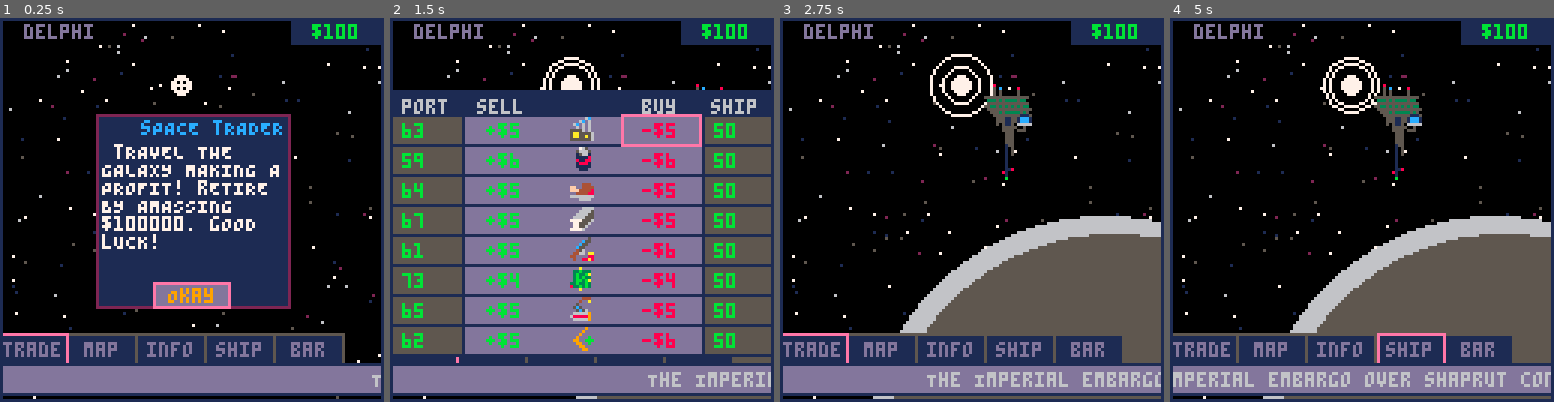
Above: before the commit, frames 1-4 (left to right).
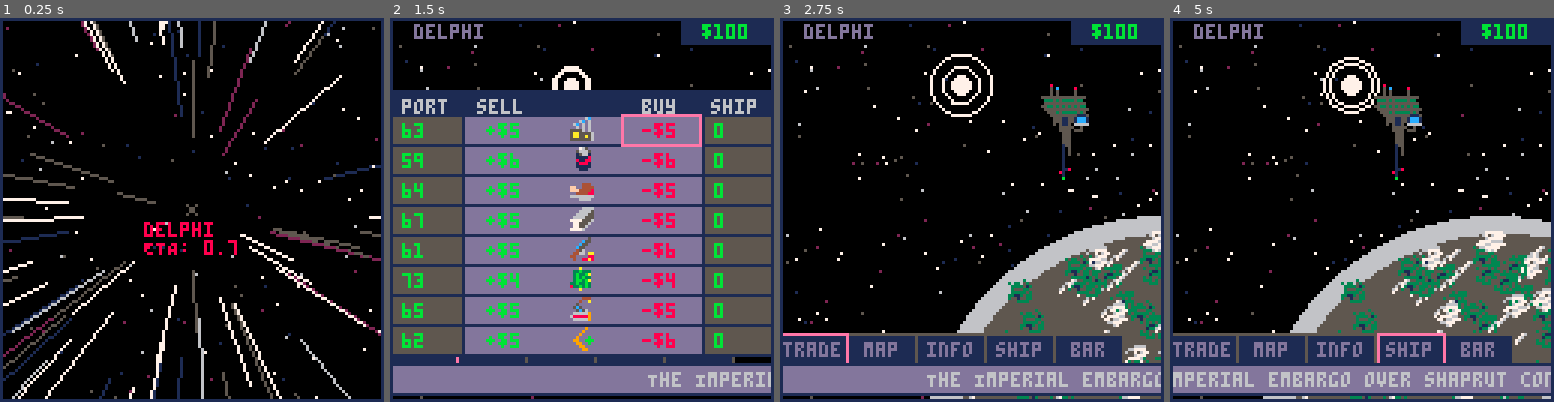
Above: after the commit, the same moments.

Repository: Sewerbird/Picotrader
Game: PICO-8 cartridge picotrade.p8
The game is run twice, just before and just after one commit, with the same random seed, the same clock (stepped at 60 frames per second) and the same inputs.
Inputs:
- Up to frame 1 (0.25 s): no input
- Up to frame 2 (1.5 s): tap O (Z key) at 0.33, 0.7, 1.43 s; tap X (X key) at 1.07 s
- Up to frame 3 (2.75 s): hold Left 1.97-2.37 s; tap X (X key) at 2.07, 2.4, 2.73 s; tap O (Z key) at 2.22 s; hold Down from 2.42 s (still down)
- Up to frame 4 (5 s): release Down at 2.82 s; hold Right 2.87-3.53 s; tap X (X key) every 0.33 s from 3.07 to 4.73 s; tap O (Z key) at 3.1, 3.98, 4.87 s; hold Up 3.58-4.08 s; hold Right 4.13-4.53 s; hold Down from 4.58 s (still down)

The runs differ from the first frame. In frame 1, 48% of the frame differs, in the area x 0-100%, y 0-100%; in frame 2, 2.3%; in frame 3, 14%; in frame 4, 6.4%.

Commit message:
You can technically win and lose the game now.

Diff:
--- a/constants.lua
+++ b/constants.lua
@@ -1,6 +1,8 @@
 -- GLOBALS & CONSTANTS
 
 game_state = nil
+win_amount = 300
+lose_amount = 0
 directions = {'left','right','up','down'}
 trade_good_keys = {"medicine","fuel","food","steel","weapons","robotics","tools","artwork"}
 trade_goods = {
--- a/gamestate.lua
+++ b/gamestate.lua
@@ -84,19 +84,19 @@
 
   local result = {
     day_of_simulation = 0,
-    current_planet_scene = "delphi",
+    current_planet_scene = "warpspace",
     destination_planet_scene = "delphi",
     active_interfaces = {"root_interface","popup_dialog"},
     player = {
       storage_remaining = 100,
       wallet_balance = 100,
-      business = init_business(0,50,0,0),
+      business = init_business(0,0,0,0),
       events = {},
       picture = {}
     },
     warpspace = {
       ticker = 0,
-      travel_time = 300, --ticks
+      travel_time = 30, --ticks
       speed = 40,
       picture = {
         c_x= 64, c_y= 64,
@@ -181,6 +181,26 @@
       game_state[game_state.current_planet_scene].ticker = 0
       game_state.warpspace.ticker = 0
     end
+  else
+    if game_state.player.wallet_balance > win_amount then
+      game_over = true
+      game_state.popup_dialog = popup_dialog("ok","yOU wIN!!!","aFTER A LOT OF HARD WORK, YOU CAN RETIRE! \nCONGRATULATIONS STAR TRADER...","root_interface",
+      {
+        ["ok"] = function()
+          extcmd('reset')
+        end
+      }, true)
+      push_interface("popup_dialog")
+    elseif game_state.player.wallet_balance <= lose_amount and total_goods() == 0 then
+      game_over = true
+      game_state.popup_dialog = popup_dialog("ok","bankrupt","fINDING YOURSELF PAUPERED, YOU ARE STRANDED ON THIS PLANET. \nGAMEOVER","root_interface",
+      {
+        ["ok"] = function()
+          extcmd('reset')
+        end
+      }, true)
+      push_interface("popup_dialog")
+    end
   end
 end
 
@@ -355,3 +375,12 @@
 function active_interface()
   return game_state.active_interfaces[#game_state.active_interfaces]
 end
+
+function total_goods()
+  local total = 0
+  for good in all(trade_good_keys) do
+    total += game_state.player.business[good].inventory
+  end
+  printh("Total goods is "..total)
+  return total
+end
--- a/gfx.lua
+++ b/gfx.lua
@@ -570,9 +570,11 @@
         printh("Here is "..game_state.current_planet_scene)
         printh("There is "..key)
         local warp_distance = dist(planet_info[key].map_x, planet_info[key].map_y, here.map_x, here.map_y)
-        game_state.popup_dialog = popup_dialog("yesno","Travel?","Travel to "..key.." will take "..flr(warp_distance), "map_interface",
+        local cost = flr(warp_distance/100)
+        game_state.popup_dialog = popup_dialog("yesno","Travel?","tRAVELLING TO "..key.." WILL COST $"..flr(cost), "map_interface",
         {
           ["yes"]= function()
+            game_state.player.wallet_balance -= cost
             printh("Warp distance is "..warp_distance)
             game_state.warpspace.travel_time = warp_distance/10
             advance_simulation()
--- a/picotrade.p8
+++ b/picotrade.p8
@@ -33,7 +33,7 @@
   update_scene(game_state.current_planet_scene)
   -- Navigating with Cursor
   local dir
-  if active_interface() then
+  if active_interface() and not game_over then
     local current_splat = game_state[active_interface()].current_splat
     local tgt = game_state[active_interface()].splats[current_splat]
 
@@ -59,22 +59,22 @@
 005005005aa55556009900b0004444880333b330077555600018881033b33b3006666690044660aa000000000000000000000000000000000333535333353300
 000000005aa55a560009900066666666444b34340775560000111110833b3b306888889044000088000000000000000000000000000000000555555555555550
 000000005555555600009900000666600444b4407777600000011100000a000006666690040088a8000000000000000000000000000000005533535353535330
-00800000000000000000000000000000000000000000000000000000000000000000000000000000000000000000000000000000000000000555555555555555
-00108000000000000000000000000000000000000000000000000000000000000000000000000000000000000000000000000000000000000055535333335350
-00101000000000000000000000000000000000000000000000000000000000000000000000000000000000000000000000000000000000000005555555551115
-0011100000000000000000000000000000000000000000000000000000000000000000000000000000000000000000000000000000000000000055511551ccc1
-001d100000000000000000000000000000000000000000000000000000000000000000000000000000000000000000000000000000000000000055511551ccc1
-00111000000000000000000000000000000000000000000000000000000000000000000000000000000000000000000000000000000000000000505115066666
-001d1000000000000000000000000000000000000000000000000000000000000000000000000000000000000000000000000000000000000000005555500500
-00111000000000000000000000000000000000000000000000000000000000000000000000000000000000000000000000000000000000000000005555055500
+00800000000666600006060000b50bb000bb00000000030000030333000000000000000000000000000000000000000000000000000000000555555555555555
+0010800006677770060000060bb5dd54004400b03033053005333333000000000000000000000000000000000000000000000000000000000055535333335350
+0010100060070677777606005d00b5150bd0bb400333351335053535000000000000000000000000000000000000000000000000000000000005555555551115
+001110000006777060777660d00b050b04bd4b00035553305531133300000000000000000000000000000000000000000000000000000000000055511551ccc1
+001d10000777766066607760405d5d55d04db4b0033333535513330300000000000000000000000000000000000000000000000000000000000055511551ccc1
+001110007706677777767760b35b05b400bb40403311353330355303000000000000000000000000000000000000000000000000000000000000505115066666
+001d100006677700667676005b3b10500044044d3551553333303033000000000000000000000000000000000000000000000000000000000000005555500500
+00111000000670007000660004411000000004000003333000333030000000000000000000000000000000000000000000000000000000000000005555055500
 001d1000000000000000000000000000000000000000000000000000000000000000000000000000000000000000000000000000000000000000000555000000
-00111000000000000000000000000000000000000000000000000000000000000000000000000000000000000000000000000000000000000000000555000000
-001d1001000000000000000000000000000000000000000000000000000000000000000000000000000000000000000000000000000000000000000555000000
-00111001000000000000000000000000000000000000000000000000000000000000000000000000000000000000000000000000000000000000000555000000
-001d1111000000000000000000000000000000000000000000000000000000000000000000000000000000000000000000000000000000000000000155000000
-10111dd1000000000000000000000000000000000000000000000000000000000000000000000000000000000000000000000000000000000000000105000000
-101d1111000000000000000000000000000000000000000000000000000000000000000000000000000000000000000000000000000000000000000105000000
-11111111000000000000000000000000000000000000000000000000000000000000000000000000000000000000000000000000000000000000000105000000
+00111000000000000000667000000000000000000000000000000000000000000000000000000000000000000000000000000000000000000000000555000000
+001d1001000000760777770000000000000000000000000000000000000000000000000000000000000000000000000000000000000000000000000555000000
+001110010000076000660700009fff00000666000000000000000000000000000000000000000000000000000000000000000000000000000000000555000000
+001d11110006760000067660095555f00fff65500000000000000000000000000000000000000000000000000000000000000000000000000000000155000000
+10111dd1006070000777776099555ff9fffff5550000000000000000000000000000000000000000000000000000000000000000000000000000000105000000
+101d111106700000000007000999ff900fff55550000000000000000000000000000000000000000000000000000000000000000000000000000000105000000
+11111111070000000060000000090099000f55000000000000000000000000000000000000000000000000000000000000000000000000000000000105000000
 00000000000000000000000000000000000000000000000000000000000000000000000000000000000000000000000000000000000000000000000100000000
 00000000000000000000000000000000000000000000000000000000000000000000000000000000000000000000000000000000000000000000000100000000
 00000000000000000000000000000000000000000000000000000000000000000000000000000000000000000000000000000000000000000000000100000000
